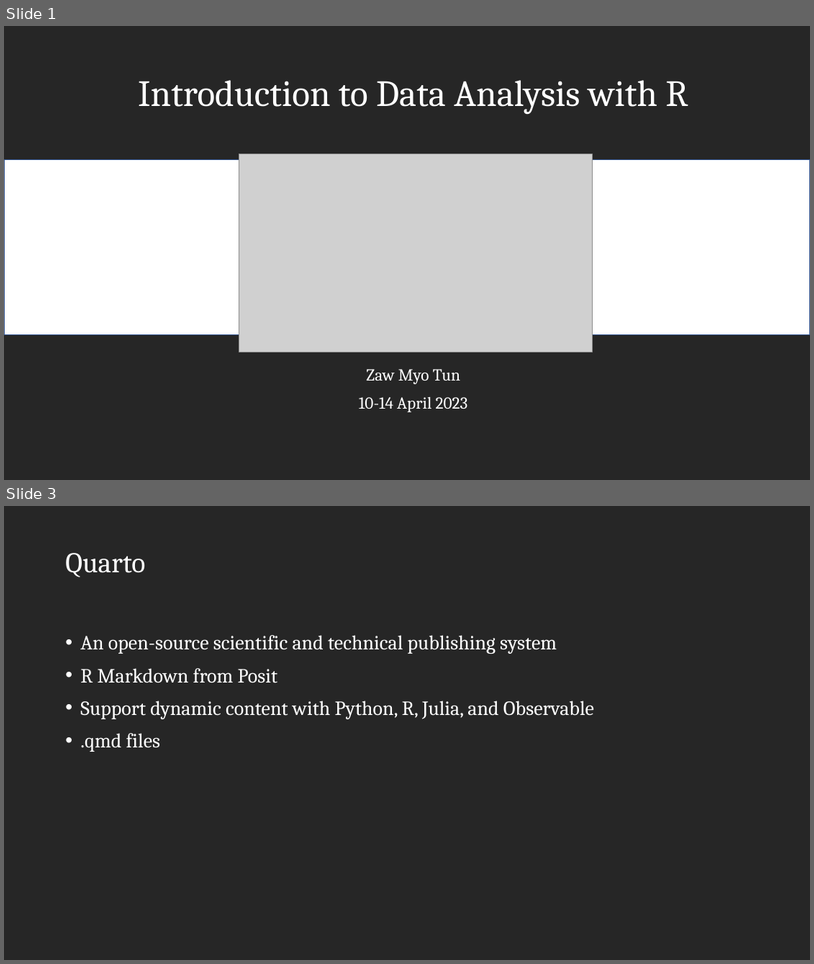
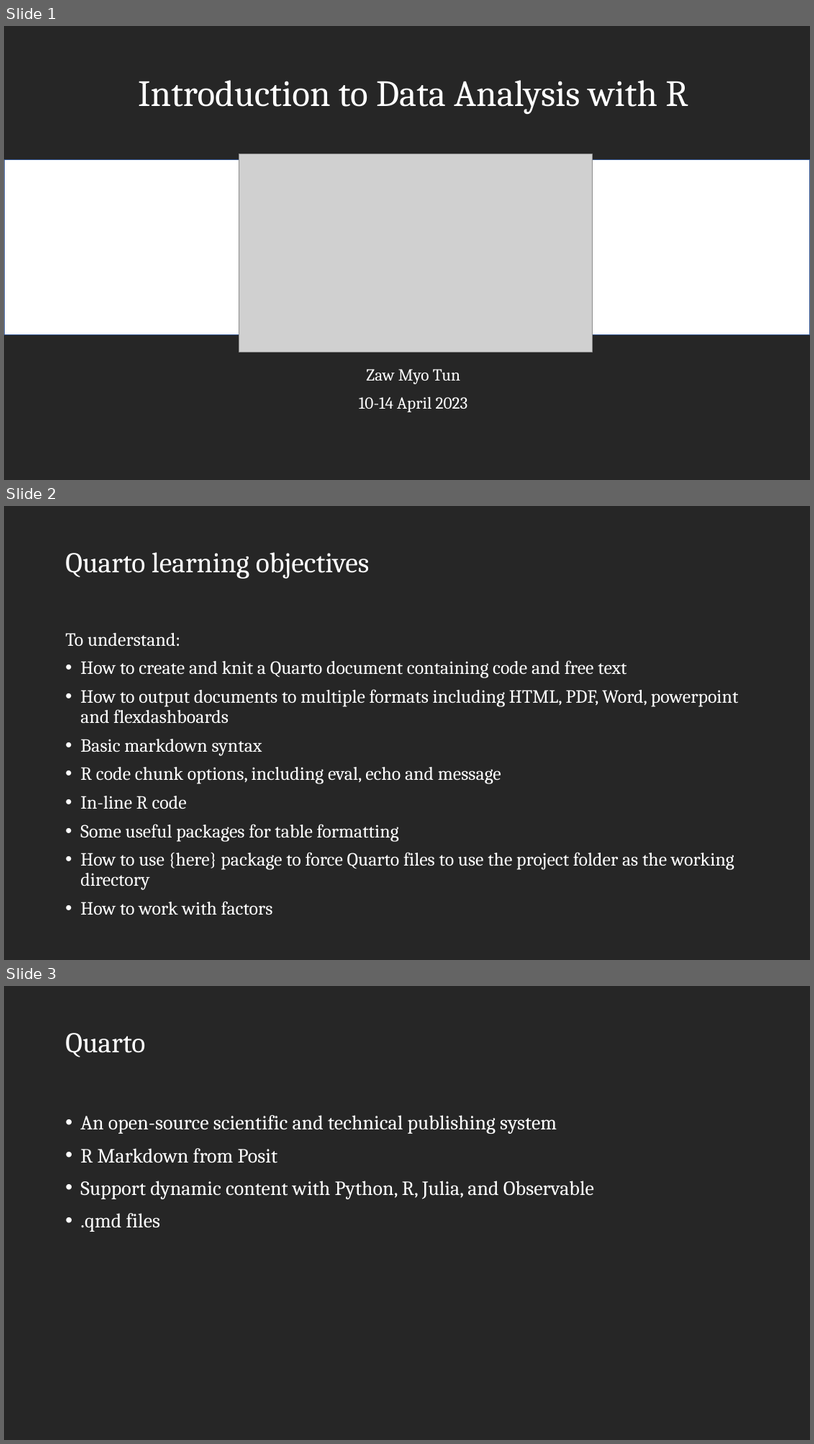
Before and after one commit to zawmtun/r_workshop_ex, a slide deck: code/03_quarto_factors.pptx. Shown one above the other, each under a label of ours: slides 1 and 3 before the commit, slides 1, 2 and 3 after it; the slides between them are not shown. The pictures are 814x964 and 814x1444 pixels, drawn with LibreOffice and Linux fonts; fonts in the diff are those of the drawing; grey boxes stand for pictures; background and template pictures are left out. Boxes give left, top, right and bottom in pixels: in the first picture for what was removed or moved away, otherwise in the second. Text is boxed around its words. In the diff, an @@ line names an element or a change of style, - is before the commit and + after.

Commit message:
add code for factors

```diff
--- a/code/03_quarto_factors.pptx
+++ b/code/03_quarto_factors.pptx
@@ slide 2 added at (4, 506, 810, 960), background #262626 @@
@@ title added at (65, 552, 370, 579), 34 pt, text #FFFFFF @@
+Quarto learning objectives
@@ text added at (65, 633, 739, 915), 22.2 pt, text #FFFFFF @@
+To understand:
+• How to create and knit a Quarto document containing code and free text
+• How to output documents to multiple formats including HTML, PDF, Word, powerpoint and flexdashboards
+• Basic markdown syntax
+• R code chunk options, including eval, echo and message
+• In-line R code
+• Some useful packages for table formatting
+• How to use {here} package to force Quarto files to use the project folder as the working directory
+• How to work with factors
```
Also in this commit, not shown: 3 slides removed, 9 other files.
